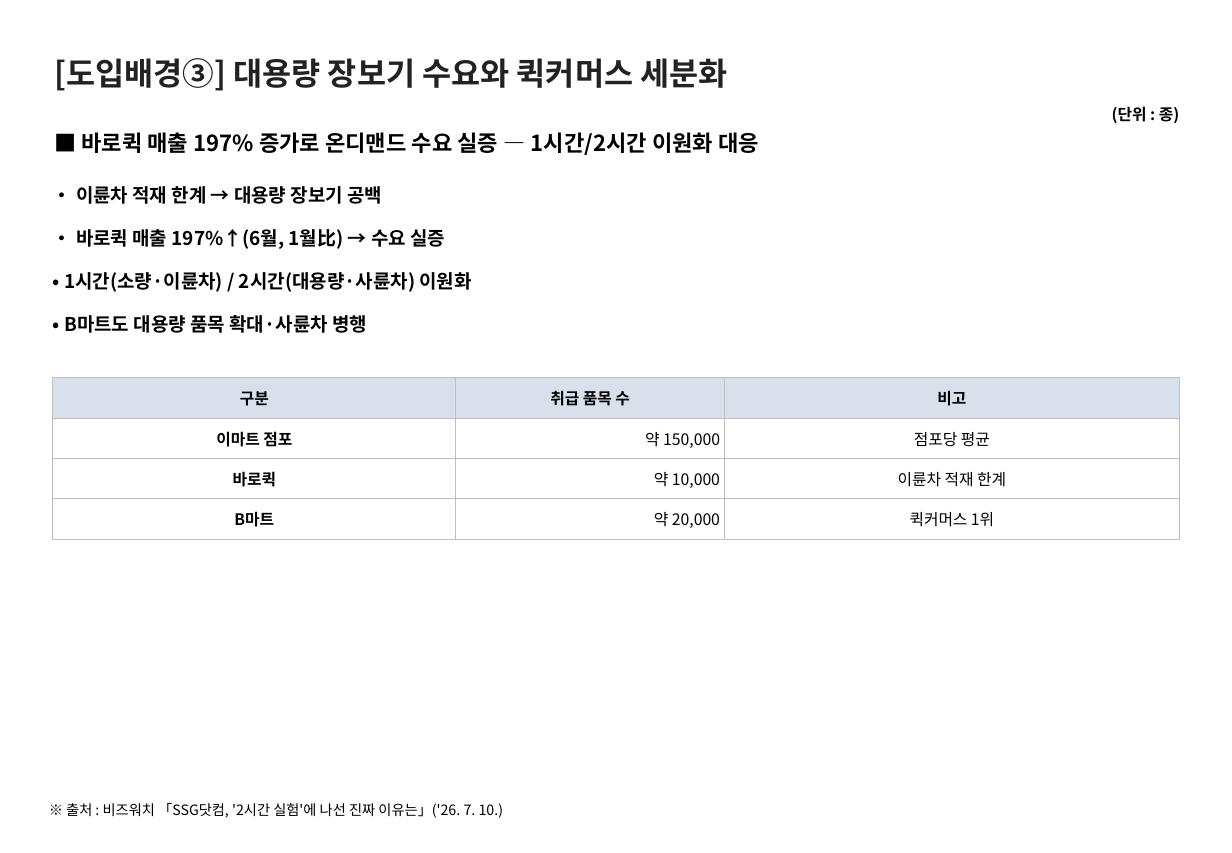
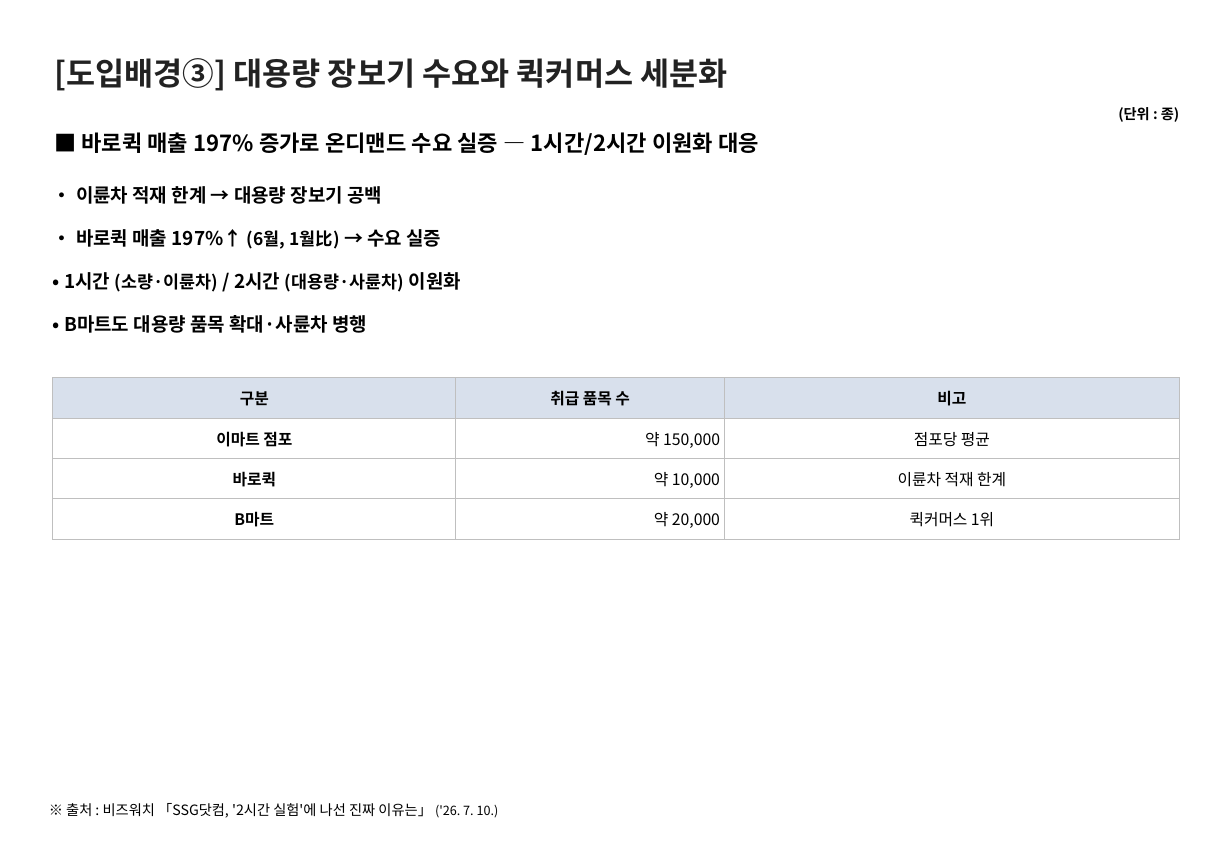
Before and after one commit to avoseed/web1, a slide deck: slide 5 of reports/ssg-delivery-report.pptx. Drawn at 1232x853 pixels with LibreOffice and Linux fonts; fonts in the diff are those of the drawing. Boxes give left, top, right and bottom in pixels: in the first picture for what was removed or moved away, otherwise in the second. Text is boxed around its words. In the diff, an @@ line names an element or a change of style, - is before the commit and + after.

```diff
--- a/reports/ssg-delivery-report.pptx
+++ b/reports/ssg-delivery-report.pptx
@@ text "(단위 : 종)" at box(1118, 107, 1179, 122): size 10 to 9 pt @@
@@ text at box(76, 229, 441, 249): spaces changed @@
-• 바로퀵 매출 197%↑(6월, 1월比) → 수요 실증
+• 바로퀵 매출 197%↑ (6월, 1월比) → 수요 실증
@@ text at box(64, 272, 461, 292): text changed; size 12 to 11 pt @@
-• 1시간(소량·이륜차) / 2시간(대용량·사륜차) 이원화
+• 1시간 (소량·이륜차) / 2시간 (대용량·사륜차) 이원화
@@ text at box(66, 803, 499, 818): spaces changed @@
-※ 출처 : 비즈워치 「SSG닷컴, '2시간 실험'에 나선 진짜 이유는」('26. 7. 10.)
+※ 출처 : 비즈워치 「SSG닷컴, '2시간 실험'에 나선 진짜 이유는」 ('26. 7. 10.)
```
Also in this commit, not shown: 3 other slides changed, 3 other files.
